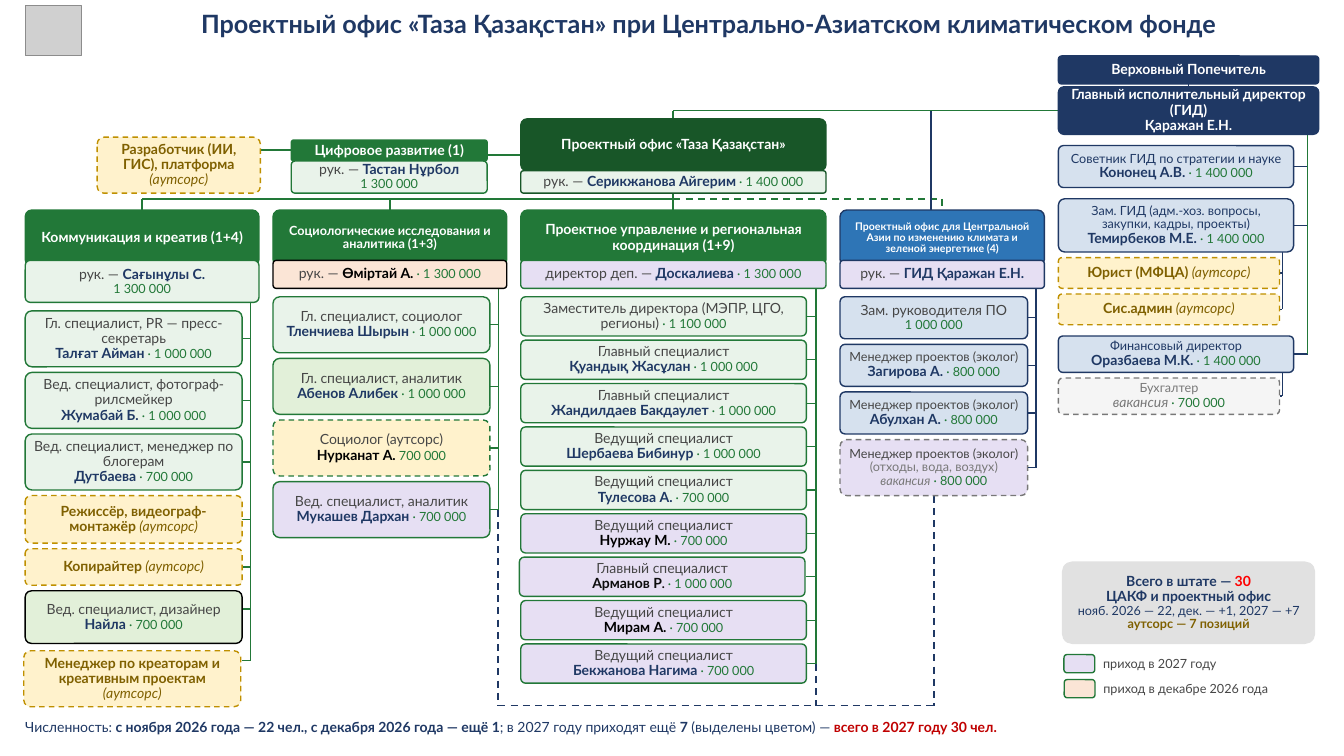
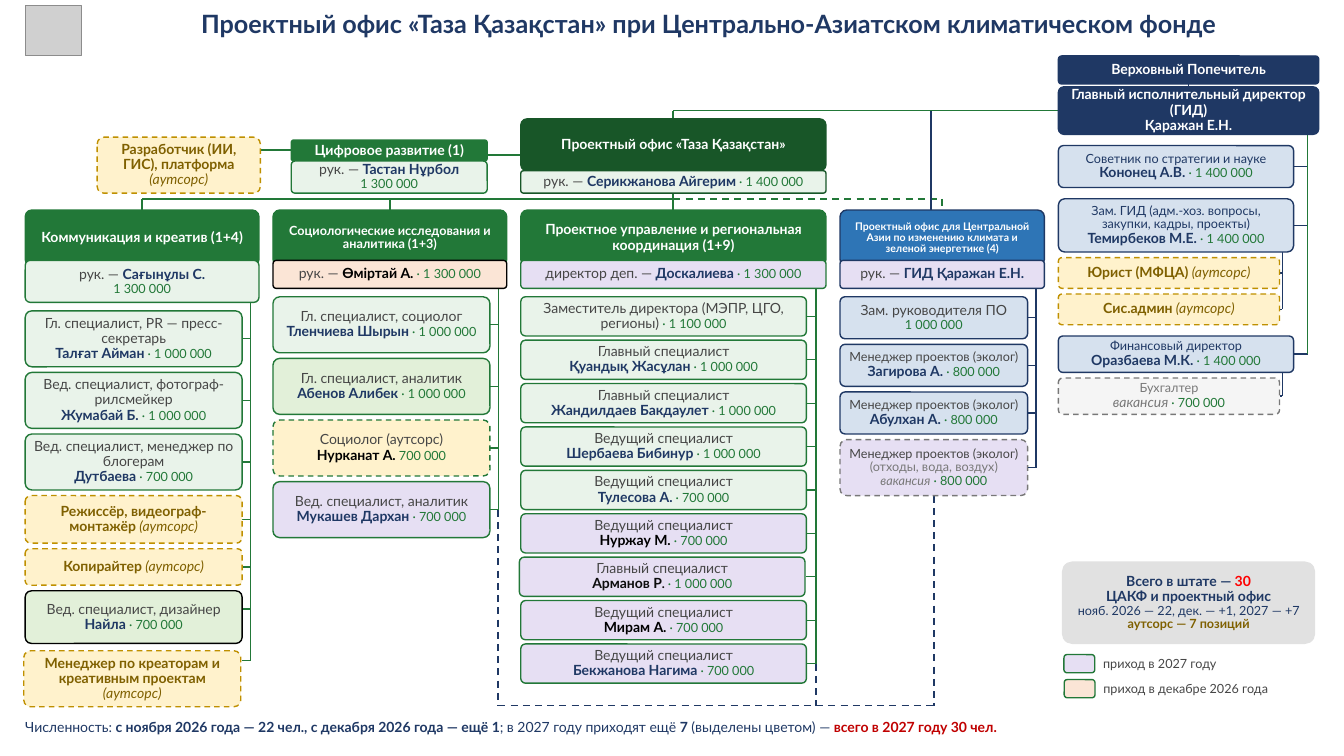
Before and after one commit to murat01042014/obsidian-vault, a slide deck: slide 1 of TAZA/_документы/Структура ЦАКФ и проектного офиса ТК – от Айгерим 20.10.pptx. Drawn at 1344x756 pixels with LibreOffice and Linux fonts; fonts in the diff are those of the drawing; grey boxes stand for pictures. Boxes give left, top, right and bottom in pixels: in the first picture for what was removed or moved away, otherwise in the second. Text is boxed around its words. In the diff, an @@ line names an element or a change of style, - is before the commit and + after.

```diff
--- a/TAZA/_документы/Структура ЦАКФ и проектного офиса ТК – от Айгерим 20.10.pptx
+++ b/TAZA/_документы/Структура ЦАКФ и проектного офиса ТК – от Айгерим 20.10.pptx
@@ text in rounded rectangle at [1086, 154, 1267, 165]: text changed @@
-Советник ГИД по стратегии и науке
+Советник по стратегии и науке
```
Also in this commit, not shown: 7 other files.
